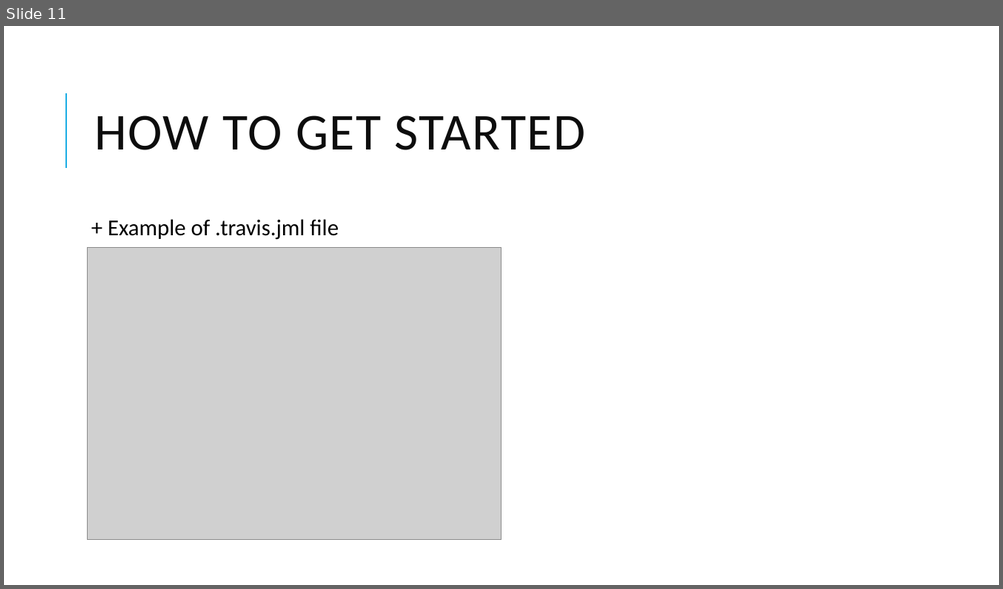
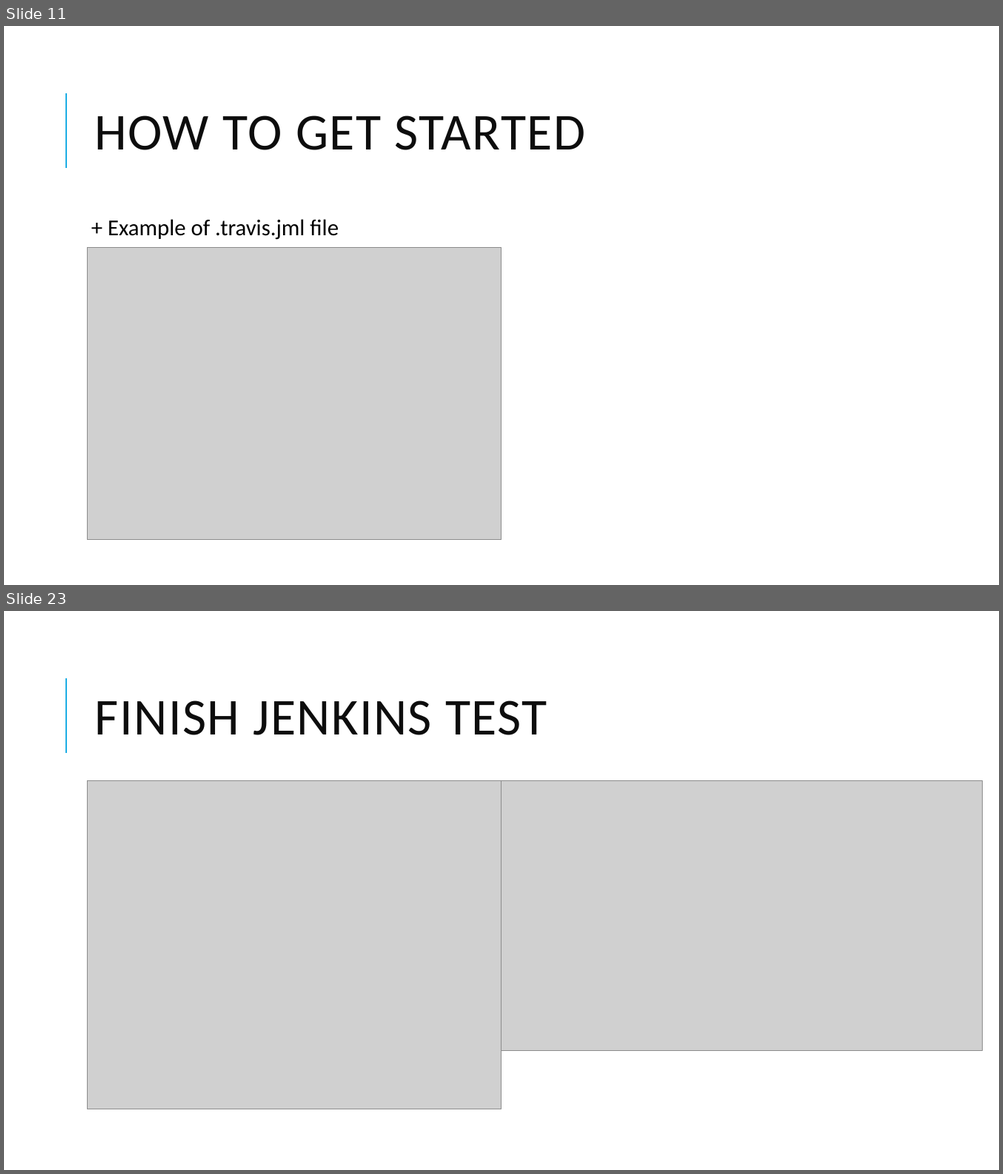
Before and after one commit to theKastle/ci, a slide deck: Slides/SoftwareTesting_GroupK1_CI.pptx. Shown one above the other, each under a label of ours: slide 11 before the commit, slides 11 and 23 after it; the slides between them are not shown. The pictures are 1003x589 and 1003x1174 pixels, drawn with LibreOffice and Linux fonts; fonts in the diff are those of the drawing; grey boxes stand for pictures. Boxes give left, top, right and bottom in pixels: in the first picture for what was removed or moved away, otherwise in the second. Text is boxed around its words. In the diff, an @@ line names an element or a change of style, - is before the commit and + after.

```diff
--- a/Slides/SoftwareTesting_GroupK1_CI.pptx
+++ b/Slides/SoftwareTesting_GroupK1_CI.pptx
@@ slide 23 added at [4, 611, 999, 1170], background #FFFFFF; not listed: 1 template element that a slide beside it also shows @@
@@ title added at [95, 701, 546, 735], 50 pt, text #0D0D0D @@
+FINISH JENKINS TEST
@@ picture added at [88, 781, 502, 1110] @@
@@ picture added at [502, 781, 982, 1051] @@
```
Also in this commit, not shown: 11 other slides added.
